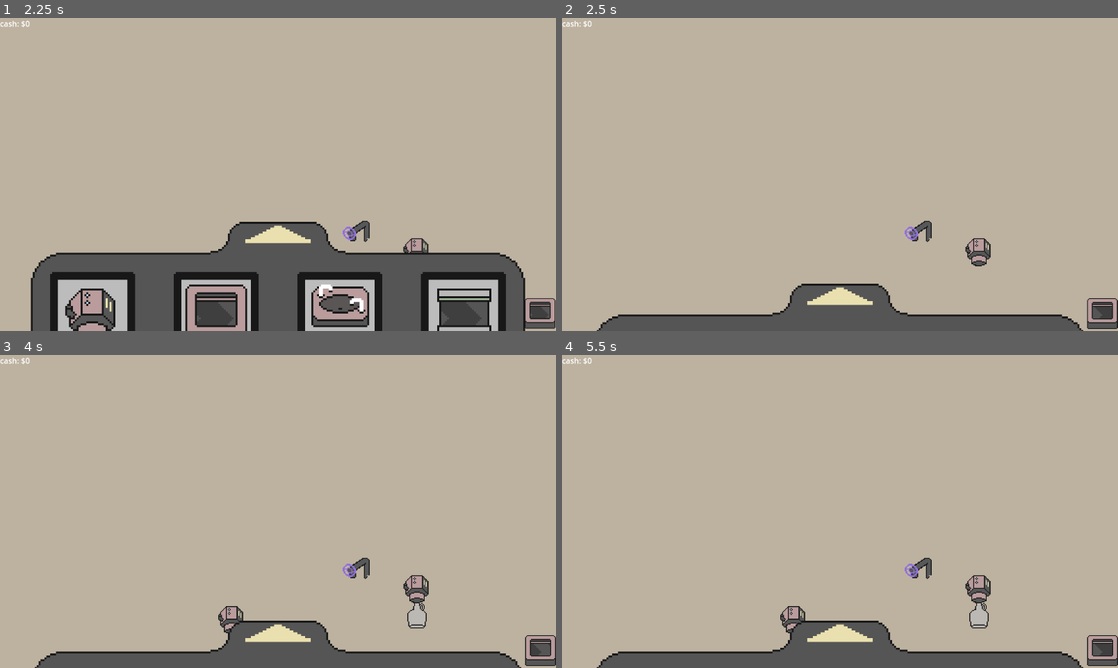
Above: before the commit, frames 1-4 (two rows, left to right).
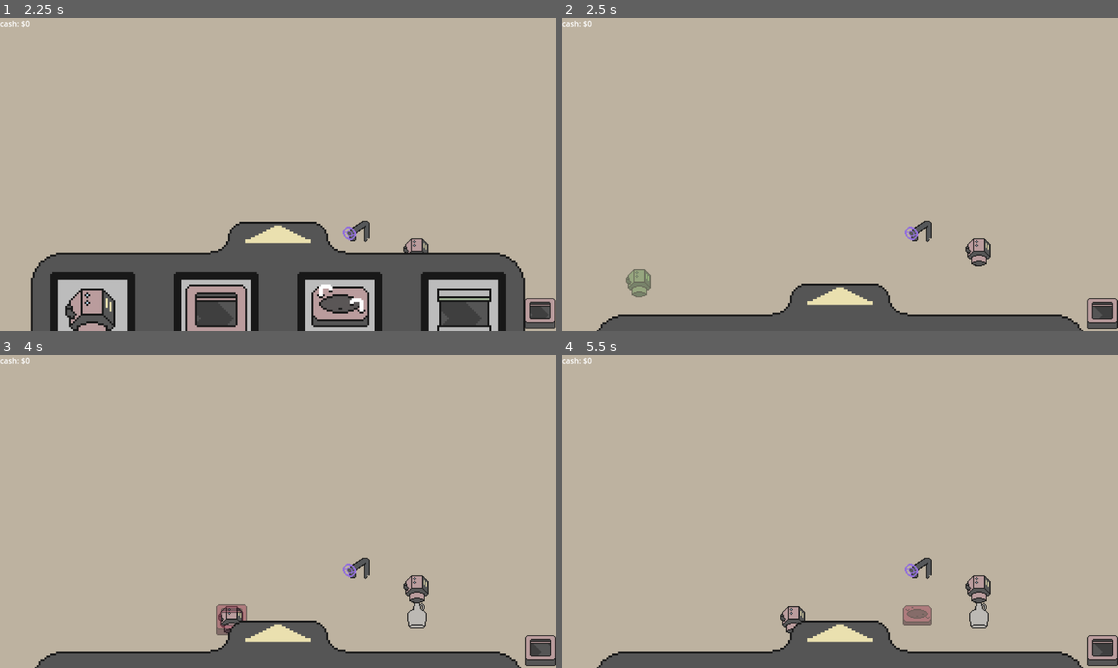
Above: after the commit, the same moments.

Repository: fennylol/juice_time
Game: Godot game, scene res://main.tscn
Same seed, same stepped clock (60 frames per second), same inputs: the game is played once before the commit and once after it.
Inputs (mouse positions are in pixels of both pictures, inside the frame that each line leads up to):
- Up to frame 1 (2.25 s): click "PLAY GAME" at 0.5 s; click (278, 315) at 1.25 s; click (94, 268) at 2 s
- Up to frame 2 (2.5 s): no input
- Up to frame 3 (4 s): click (278, 652) at 2.75 s; click (216, 605) at 3.5 s
- Up to frame 4 (5.5 s): click (840, 652) at 4.25 s; click (901, 605) at 5 s

Frame 1 is identical in both runs. In frame 2, 0.3% of the frame differs, in the area x 11-16%, y 80-90%; in frame 3, 0.3%; in frame 4, 0.3%, in the area x 61-67%, y 80-87%.

Commit message:
all hovers are passable

Diff:
--- a/UI/GUI.gd
+++ b/UI/GUI.gd
@@ -6,10 +6,14 @@
 
 signal attempt_conveyor(startpoint: Vector2i, endpoint: Vector2i)
 signal attempt_machine(type: String, point: Vector2i)
+signal hover_machine(type: String, point: Vector2i)
+signal hover_conveyors(start: bool, point: Vector2i)
+signal clear_ghosts
 signal pause(state: bool)
 
 enum {NONE, GENERATOR, FLIPPER, MIXER, CONVEYOR}
 var place_mode = NONE
+var point_valid: bool = false
 
 var tray_open: bool = false
 var tray_target_pos: float = 0
@@ -47,42 +51,50 @@
 	tween.tween_property(MACHINE_TRAY, "position:y", tray_target_pos, tray_open_time).set_ease(Tween.EASE_IN)
 
 func change_place_mode(mode: int):
+	point_valid = mode == CONVEYOR#false
 	place_mode = mode
 	set_machine_tray(false)
 
+func hover_success(success: bool): point_valid = success
+
 func _process(delta):
+	## PLACING
 	if Input.is_action_just_pressed("use"):
+		if point_valid:
+			match place_mode:
+				GENERATOR:
+					attempt_machine.emit("generator", get_global_mouse_position())
+				FLIPPER:
+					attempt_machine.emit("flipper", get_global_mouse_position())
+				MIXER:
+					attempt_machine.emit("mixer", get_global_mouse_position())
+				CONVEYOR:
+					planned_start = get_global_mouse_position()
+					is_dragging = true
+	## HOVERING
+	elif place_mode < CONVEYOR and place_mode > NONE:
+		var type: String
 		match place_mode:
-			GENERATOR:
-				attempt_machine.emit("generator", get_global_mouse_position())
-			FLIPPER:
-				attempt_machine.emit("flipper", get_global_mouse_position())
-			MIXER:
-				attempt_machine.emit("mixer", get_global_mouse_position())
-			CONVEYOR:
-				planned_start = get_global_mouse_position()
-				is_dragging = true
-			NONE:
-				pass
-			_:
-				print("how did you get here?")
+			GENERATOR: type = "generator"
+			FLIPPER: type = "flipper"
+			MIXER: type = "mixer"
+		hover_machine.emit(type, get_global_mouse_position())
+	elif place_mode == CONVEYOR and not is_dragging:
+		hover_conveyors.emit(true, get_global_mouse_position())
 
-		#if Input.is_action_pressed("debug_place_flipper"):
-			#attempt_machine.emit("flipper", get_global_mouse_position())
-		#elif Input.is_action_pressed("debug_place_generator"):
-			#attempt_machine.emit("generator", get_global_mouse_position())
-		#elif  Input.is_action_pressed("debug_place_mixer"):
-			#attempt_machine.emit("mixer", get_global_mouse_position())
-		#else:
-			#planned_start = get_global_mouse_position()
-			#is_dragging = true
 
-	if Input.is_action_just_released("use"):
-		if is_dragging:
-			planned_end = get_global_mouse_position()
-			attempt_conveyor.emit(planned_start, planned_end)
-			is_dragging = false
+	if is_dragging:
+		hover_conveyors.emit(false, get_global_mouse_position())
 
+		if Input.is_action_just_released("use"):
+				planned_end = get_global_mouse_position()
+				attempt_conveyor.emit(planned_start, planned_end)
+				is_dragging = false
+
+	if Input.is_action_just_pressed("cancel"):
+		if is_dragging: is_dragging = false
+		else: change_place_mode(NONE)
+		clear_ghosts.emit()
 
 	if is_selecting:
 		# close color/dir dialog box
--- a/factory/factory_floor.gd
+++ b/factory/factory_floor.gd
@@ -3,9 +3,18 @@
 @onready var CONVEYOR_TILES: TileMap = $conveyor_tiles
 @onready var BOTTLE_TILES: TileMap = $bottle_tiles
 @onready var MACHINE_TILES: TileMap = $machine_tiles
-@onready var AUTO_TILES : TileMap = $auto_tiles
+@onready var AUTO_TILES: TileMap = $auto_tiles
+@onready var GHOST_MACHINES: TileMap = $ghost_machines
+@onready var GHOST_CONVEYORS: TileMap = $ghost_conveyors
+
 signal income_earned(amount: float)
 const CASH_PER_TRUCK = 10
+
+var valid_placement := Color(Color.PALE_GREEN, 0.5)
+var invalid_placement := Color(Color.PALE_VIOLET_RED, 0.5)
+signal machine_hovering(valid: bool)
+signal conveyor_hovering(valid: bool)
+var hover_start: Vector2i
 
 ## TRUCK TIMING AND LOSE CONDITION HANDLING
 signal loose_the_game(failed_truck_point: Vector2i)
@@ -50,6 +59,7 @@
 enum {COLOR, POSITION}
 const NULL_BOTTLE_COLOR = Color.BLACK
 var LAYER_COLOR_DICT = {}
+
 
 const TILE_ATLAS: Dictionary = {
 	"bottle"       : Vector2i(0,0),
@@ -321,10 +331,65 @@
 	## SPAWN TRUCKS AND FILLERS
 	pass
 
-
+func clear_ghosts():
+	GHOST_MACHINES.clear()
+	GHOST_CONVEYORS.clear()
 
 #endregion
 #region CONVEYORS
+
+func hover_conveyors(starting: bool, point: Vector2i):
+	var pos = CONVEYOR_TILES.local_to_map(point)
+	var conveyor_beneath: bool = CONVEYOR_TILES.get_used_cells(0).has(pos)
+	var machine_beneath: bool = MACHINE_TILES.get_used_cells(0).has(pos)
+	var autoplace_beneath: bool = AUTO_TILES.get_used_cells(0).has(pos)
+
+	var color = invalid_placement
+	if not (conveyor_beneath or machine_beneath) : color = valid_placement
+
+	GHOST_CONVEYORS.clear()
+	GHOST_CONVEYORS.set_layer_modulate(0, color)
+	if starting: hover_start = pos
+
+	var diff: Vector2i = pos - hover_start
+	var direction: Vector2i = Vector2i.LEFT if abs(diff.x) >= abs(diff.y) and diff.x < 0 else \
+							  Vector2i.RIGHT if abs(diff.x) > abs(diff.y) and diff.x > 0 else \
+							  Vector2i.UP if abs(diff.x) <= abs(diff.y) and diff.y < 0 else \
+							  Vector2i.DOWN
+
+
+	## SET INITIAL POSITION AND TARGET POSITION
+	var curr_pos: Vector2i = hover_start
+	var target_pos = Vector2i(hover_start.x, pos.y) if direction == Vector2i.UP or direction == Vector2i.DOWN else Vector2i(pos.x, hover_start.y)
+	var add_one_to_target = target_pos + direction
+
+	## CHECK EACH TILE BETWEEN START AND TARGET POSITION, INCLUSIVE
+	## (STOP CHECKING IF YOU ARE ONE TILE PAST TARGET_POS)
+	while curr_pos != add_one_to_target:
+		var tile: Vector2i = CONVEYOR_ATLAS[direction][SOLO if hover_start == target_pos else START if curr_pos == hover_start else END if curr_pos == target_pos else MIDDLE]
+
+		## KEEP ADDING NEW TILES AS LONG AS THERE IS NO TILE ALREADY THERE
+		var tile_is_unblocked = true
+		for truck in TRUCK_STATE.keys():
+			if TRUCK_STATE[truck]["area"].has(curr_pos):
+				tile_is_unblocked = false
+		for generator in GENERATOR_STATE.keys():
+			if generator == curr_pos: tile_is_unblocked = false
+		if CONVEYOR_TILES.get_cell_source_id(0,curr_pos) == -1 and tile_is_unblocked:
+			GHOST_CONVEYORS.set_cell(0, curr_pos, conveyor_source, tile)
+			curr_pos += direction
+		else:
+			## IF YOU FIND AN EXTANT TILE, GO BACK ONE, SET AN "END" TILE, AND BREAK THE LOOP
+			## DO THIS ONLY IF YOU HAVE ALREADY PLACED AT LEAST ONE TILE
+			if curr_pos != hover_start:
+				curr_pos -= direction
+				tile = CONVEYOR_ATLAS[direction][SOLO if hover_start == curr_pos else END]
+				GHOST_CONVEYORS.set_cell(0, curr_pos, conveyor_source, tile)
+			break
+
+
+
+	#conveyor_hovering.emit(color == valid_placement)
 
 func place_conveyors(startpoint: Vector2i, endpoint: Vector2i):
 
@@ -373,6 +438,30 @@
 
 #endregion
 #region MACHINES
+
+func hover_machine(type: String, point: Vector2):
+	var pos = MACHINE_TILES.local_to_map(point)
+	if pos not in GHOST_MACHINES.get_used_cells(0): GHOST_MACHINES.clear()
+
+	var conveyor_beneath: bool = CONVEYOR_TILES.get_used_cells(0).has(pos)
+	var machine_beneath: bool = MACHINE_TILES.get_used_cells(0).has(pos)
+	var autoplace_beneath: bool = AUTO_TILES.get_used_cells(0).has(pos)
+	var color = invalid_placement
+
+	if not (machine_beneath or autoplace_beneath):
+		match type:
+			"generator":
+				if not conveyor_beneath:
+					color = valid_placement
+			"flipper":
+				if conveyor_beneath:
+					color = valid_placement
+			"mixer":
+				if conveyor_beneath:
+					color = valid_placement
+	GHOST_MACHINES.set_cell(0, pos, machine_source, TILE_ATLAS[type])
+	GHOST_MACHINES.set_layer_modulate(0, color)
+	machine_hovering.emit(color == valid_placement)
 
 func place_machine(type: String, point: Vector2):
 	var pos = MACHINE_TILES.local_to_map(point)
--- a/factory/factory_floor.tscn
+++ b/factory/factory_floor.tscn
@@ -27,3 +27,11 @@
 [node name="machine_tiles" type="TileMap" parent="."]
 tile_set = ExtResource("3_jenf4")
 format = 2
+
+[node name="ghost_machines" type="TileMap" parent="."]
+tile_set = ExtResource("3_jenf4")
+format = 2
+
+[node name="ghost_conveyors" type="TileMap" parent="."]
+tile_set = ExtResource("2_pthvs")
+format = 2
--- a/main.gd
+++ b/main.gd
@@ -21,16 +21,23 @@
 func _ready():
 	GUI.attempt_conveyor.connect(forward_attempt_conveyor)
 	GUI.attempt_machine.connect(forward_attempt_machine)
+	GUI.hover_machine.connect(forward_hover_machine)
+	GUI.hover_conveyors.connect(forward_hover_conveyors)
+	GUI.clear_ghosts.connect(forward_clear_ghosts)
 	GUI.pause.connect(handle_pause)
+
 	FACTORY_FLOOR.income_earned.connect(earn_cash)
 	FACTORY_FLOOR.loose_the_game.connect(on_game_loose)
+	FACTORY_FLOOR.machine_hovering.connect(forward_machine_hovering)
 	target_point = CAMERA.position
 
-func forward_attempt_conveyor(startpoint: Vector2i, endpoint: Vector2i):
-	FACTORY_FLOOR.place_conveyors(startpoint, endpoint)
+func forward_attempt_conveyor(startpoint: Vector2i, endpoint: Vector2i): FACTORY_FLOOR.place_conveyors(startpoint, endpoint)
+func forward_attempt_machine(type: String, point: Vector2i): FACTORY_FLOOR.place_machine(type, point)
+func forward_hover_machine(type: String, point: Vector2i): FACTORY_FLOOR.hover_machine(type, point)
+func forward_hover_conveyors(starting: bool, point: Vector2i): FACTORY_FLOOR.hover_conveyors(starting, point)
+func forward_clear_ghosts(): FACTORY_FLOOR.clear_ghosts()
 
-func forward_attempt_machine(type: String, point: Vector2i):
-	FACTORY_FLOOR.place_machine(type, point)
+func forward_machine_hovering(success: bool): GUI.hover_success(success)
 
 func earn_cash(amount: float):
 	cash += amount
